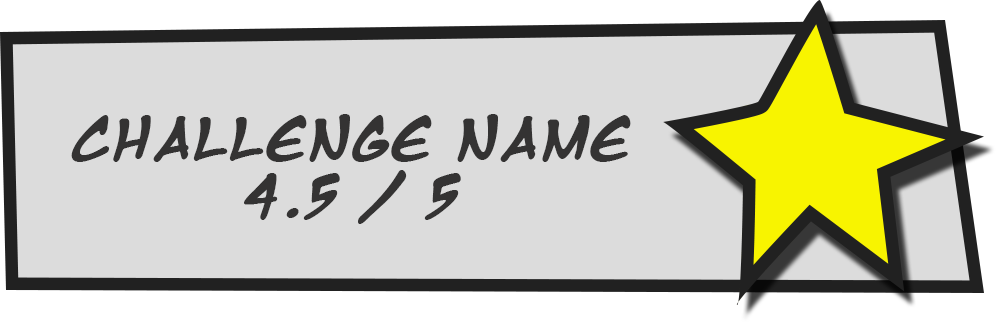
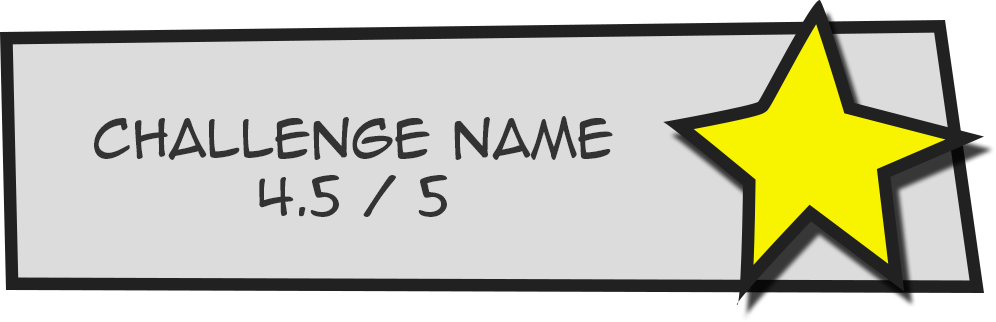
Layers edited between the first and the second w=996, h=322 image:
painted on "Star Icon" over [742, 193, 877, 255]
painted on "Challenge Name 4.5 / 5" over [71, 114, 631, 224]
